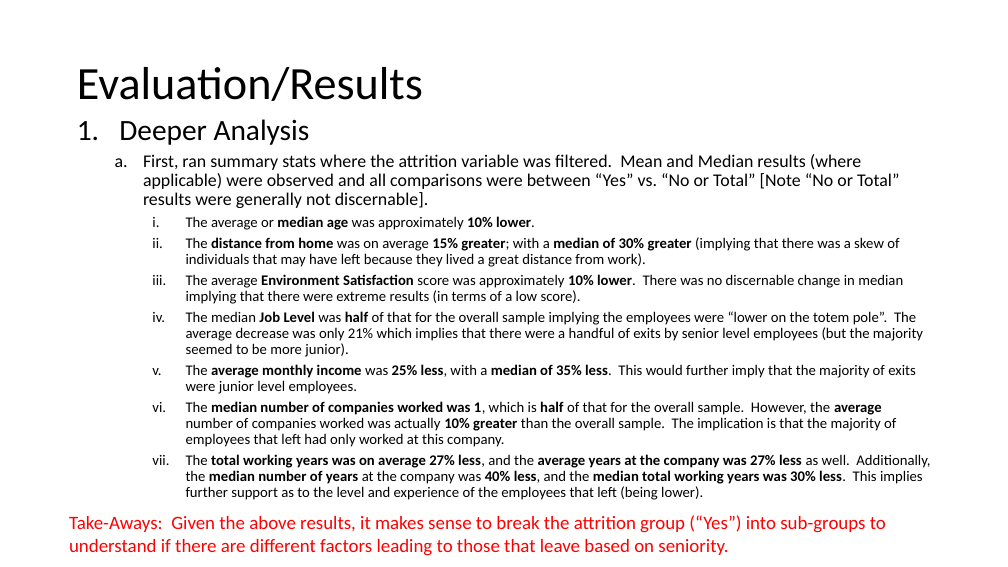
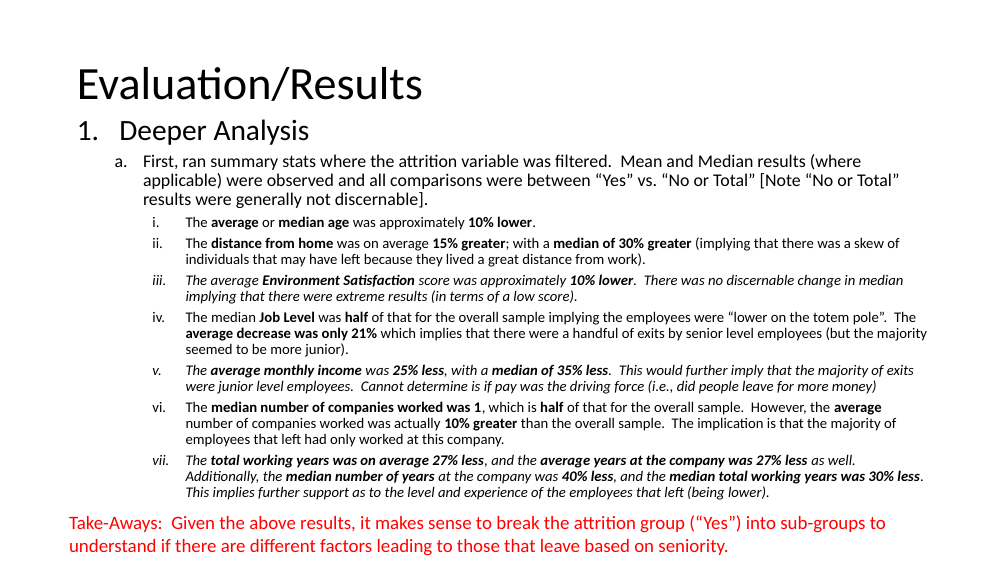
Before and after one commit to bdelahoussaye/CaseStudy2, a slide deck: slide 10 of Final Presentation_TEAM VARIANCE 6306.pptx. Drawn at 1008x567 pixels with LibreOffice and Linux fonts; fonts in the diff are those of the drawing. Boxes give left, top, right and bottom in pixels: in the first picture for what was removed or moved away, otherwise in the second. Text is boxed around its words. In the diff, an @@ line names an element or a change of style, - is before the commit and + after.

```diff
--- a/Final Presentation_TEAM VARIANCE 6306.pptx
+++ b/Final Presentation_TEAM VARIANCE 6306.pptx
@@ text at [186,216,927,500]: bold on in "average", "average decrease was only 21%"; italic on in "The average Environment Satisfaction score was approximately ...", "The total working years was on average ..." @@
@@ text at [186,364,914,394]: text changed; italic on @@
-    v. The average monthly income was 25% less, with a median of 35% less. This would further imply that the majority of exits were junior level employees.
+    v. The average monthly income was 25% less, with a median of 35% less. This would further imply that the majority of exits were junior level employees. Cannot determine is if pay was the driving force (i.e., did people leave for more money)
```
Also in this commit, not shown: 13 other slides changed, 2 slides added, 1 other file.
